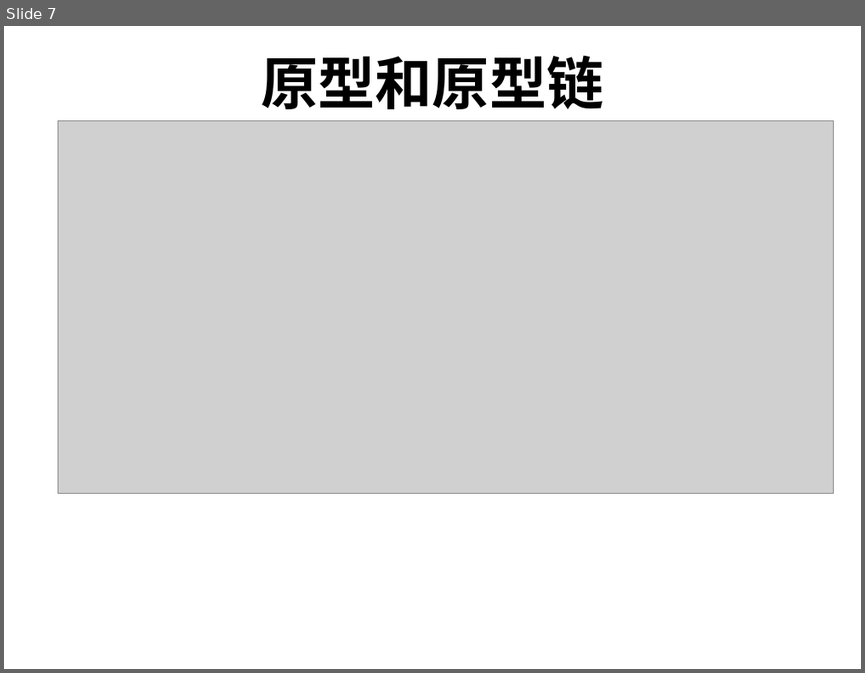
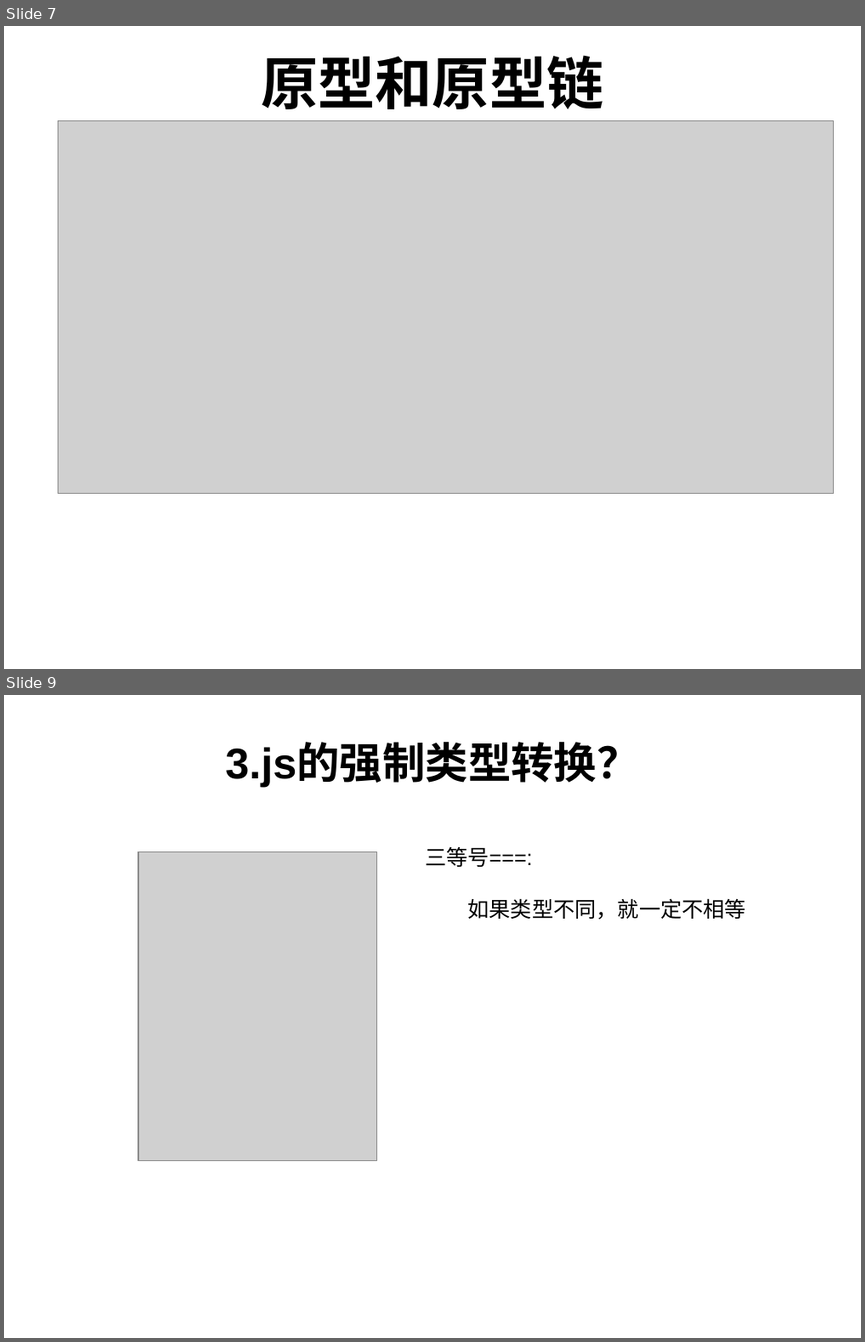
Before and after one commit to FireSmallPanda/swdt, a slide deck: javascript技术分享/javascript基础分享.ppt. Shown one above the other, each under a label of ours: slide 7 before the commit, slides 7 and 9 after it; the slides between them are not shown. The pictures are 865x673 and 865x1342 pixels, drawn with LibreOffice and Linux fonts; fonts in the diff are those of the drawing; grey boxes stand for pictures. Boxes give left, top, right and bottom in pixels: in the first picture for what was removed or moved away, otherwise in the second. Text is boxed around its words. In the diff, an @@ line names an element or a change of style, - is before the commit and + after.

```diff
--- a/javascript技术分享/javascript基础分享.ppt
+++ b/javascript技术分享/javascript基础分享.ppt
@@ slide 9 added at (x1=4, y1=695, x2=861, y2=1338), background #FFFFFF @@
@@ text added at (x1=225, y1=744, x2=639, y2=787), 36 pt, text #000000, bold @@
+3.js的强制类型转换？
@@ text added at (x1=425, y1=847, x2=746, y2=919), 18 pt, text #000000 @@
+三等号===:
+如果类型不同，就一定不相等
@@ picture added at (x1=138, y1=851, x2=376, y2=1160) @@
```
Also in this commit, not shown: 2 other slides added.
